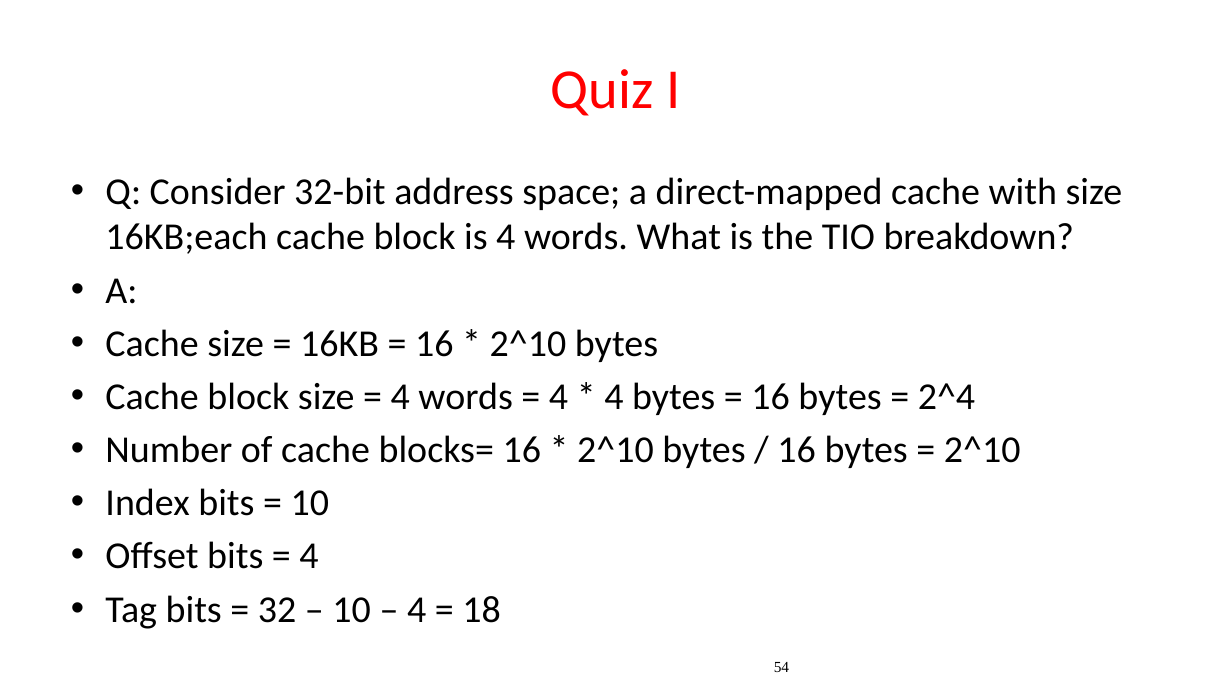
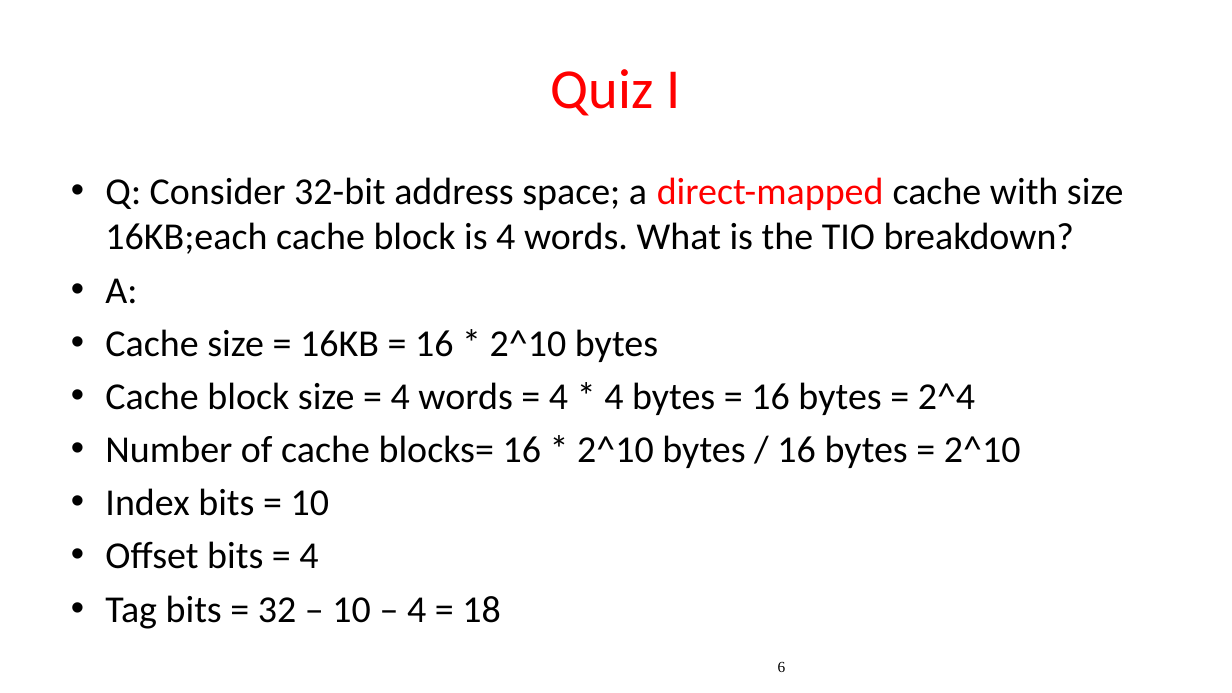
Before and after one commit to guhofstra/CSC256Fa25, a slide deck: slide 6 of PPTs/L7-Exercises ANS.pptx (slide 54 before the commit). Drawn at 1232x693 pixels with LibreOffice and Linux fonts; fonts in the diff are those of the drawing. Boxes give left, top, right and bottom in pixels: in the first picture for what was removed or moved away, otherwise in the second. Text is boxed around its words. In the diff, an @@ line names an element or a change of style, - is before the commit and + after.

```diff
--- a/PPTs/L7-Exercises ANS.pptx
+++ b/PPTs/L7-Exercises ANS.pptx
@@ text at (x1=105, y1=177, x2=1124, y2=254): text colour #000000 to #FF0000 in "direct-mapped" @@
@@ page number at (x1=778, y1=662, x2=786, y2=672): text changed @@
-54
+6
```
Also in this commit, not shown: 12 other slides changed, 7 slides removed, 1 other file.
